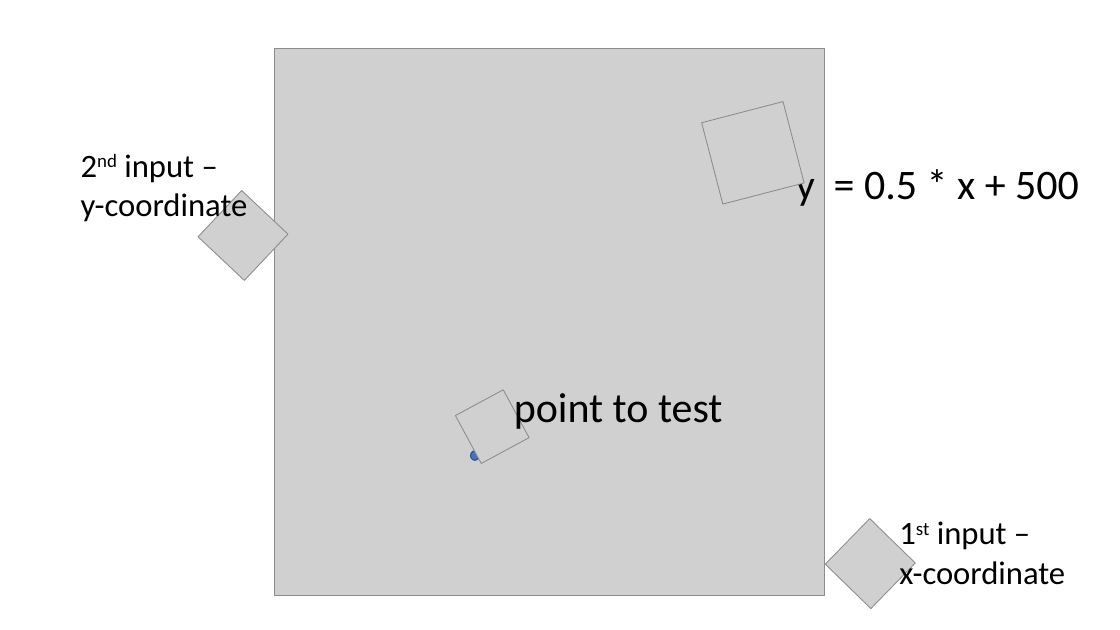
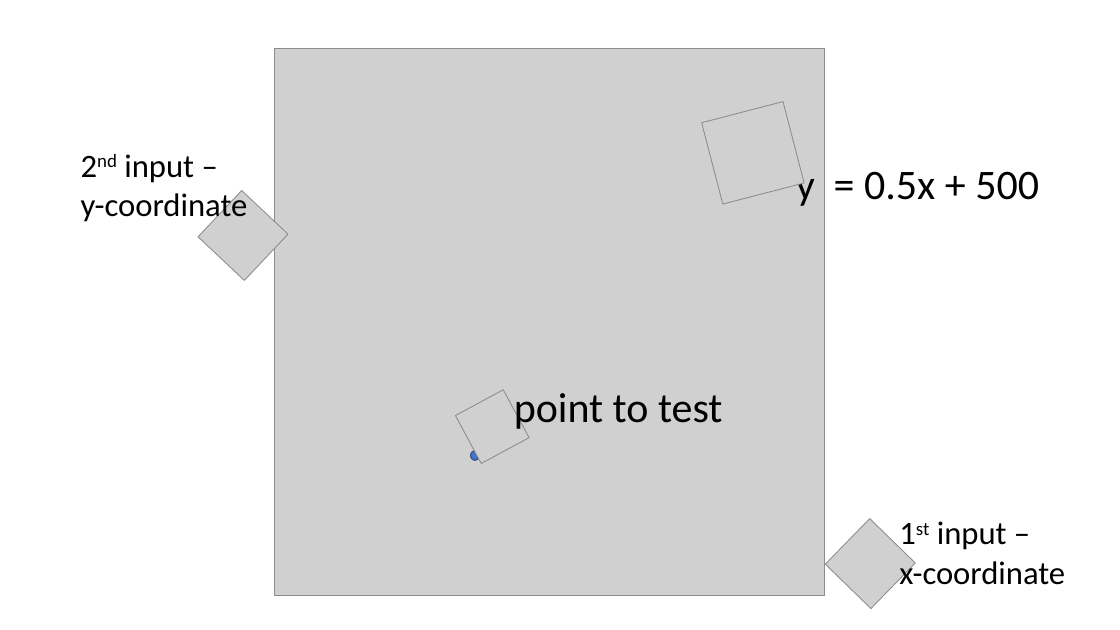
Before and after one commit to mdcramer/Simple-Perceptron-Network, a slide deck: slide 7 of Simple Perceptron Networks.pptx. Drawn at 1120x630 pixels with LibreOffice and Linux fonts; fonts in the diff are those of the drawing; grey boxes stand for pictures. Boxes give left, top, right and bottom in pixels: in the first picture for what was removed or moved away, otherwise in the second. Text is boxed around its words. In the diff, an @@ line names an element or a change of style, - is before the commit and + after.

```diff
--- a/Simple Perceptron Networks.pptx
+++ b/Simple Perceptron Networks.pptx
@@ text at [796,164,1039,206]: text changed @@
-y = 0.5 * x + 500
+y = 0.5x + 500
```
Also in this commit, not shown: 5 other slides changed, 11 slides added, 1 other file.
